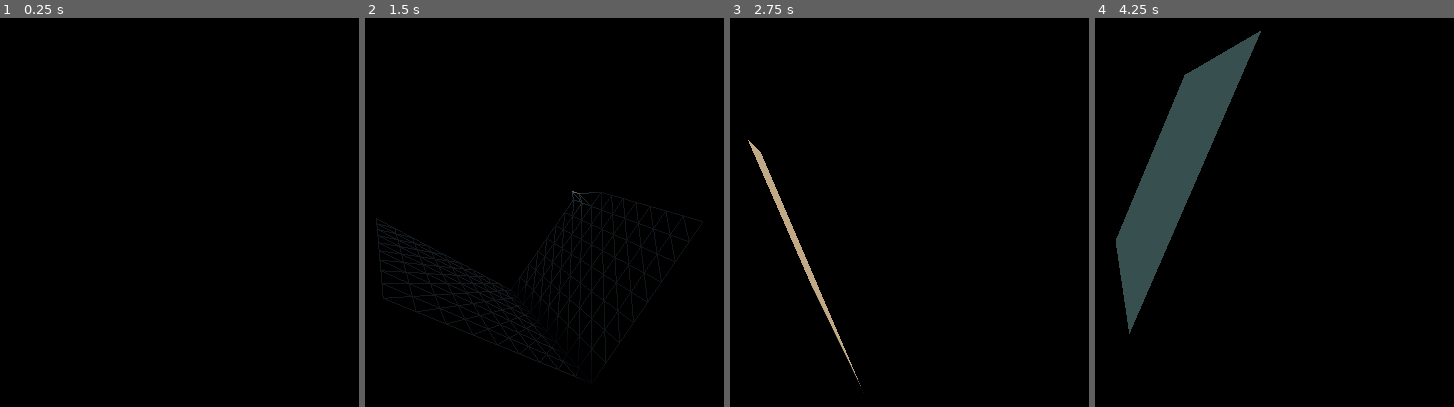
Above: before the commit, frames 1-4 (left to right).
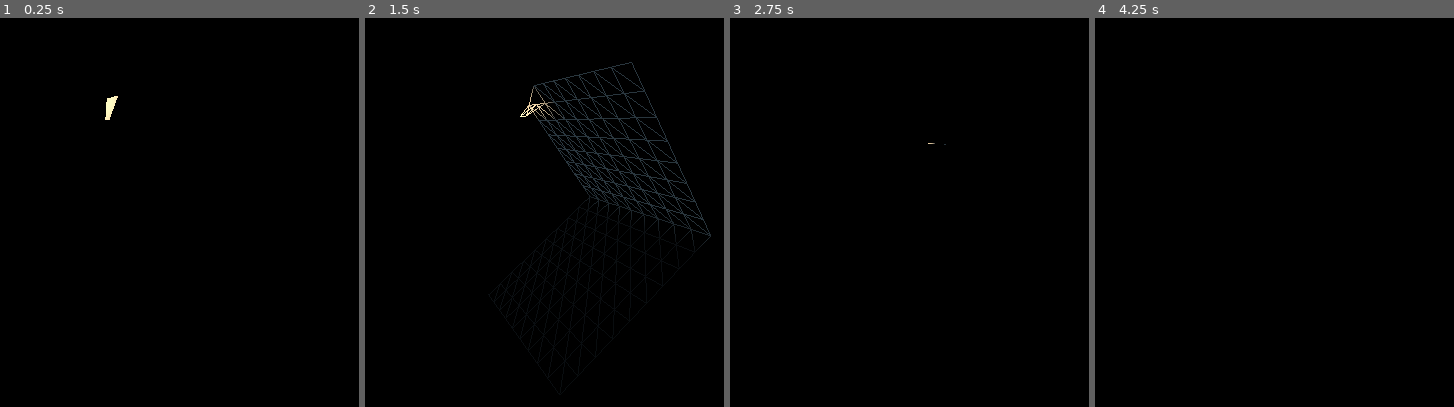
Above: after the commit, the same moments.

Repository: jinjagit/single_mesh_cube-sphere
Game: Godot game, scene res://Main.tscn
The game is run twice, just before and just after one commit, with the same random seed, the same clock (stepped at 60 frames per second) and the same inputs.
Inputs:
- Up to frame 1 (0.25 s): no input
- Up to frame 2 (1.5 s): tap Enter at 0.5 s; hold P 0.53-1.28 s; tap P at 1.35 s
- Up to frame 3 (2.75 s): hold P from 2.03 s (still down)
- Up to frame 4 (4.25 s): release P at 2.78 s; tap P at 2.85 s; hold P from 3.53 s (still down)

The runs differ from the first frame. In frame 1, 0.1% of the frame differs, in the area x 29-33%, y 20-27%; in frame 2, 6.9%; in frame 3, 1.0%; in frame 4, 9.4%, in the area x 5-47%, y 3-82%.

Commit message:
renaming and simplifying

Diff:
--- a/Planet.gd
+++ b/Planet.gd
@@ -10,6 +10,4 @@
 		vp.debug_draw = (vp.debug_draw + 1 ) % 4
 
 func _ready():
-	for child in get_children():
-		var face := child as PlanetMeshFace
-		face.generate_mesh()
+	get_children()[0].generate_mesh()
--- a/Planet.tscn
+++ b/Planet.tscn
@@ -1,11 +1,11 @@
 [gd_scene load_steps=3 format=2]
 
 [ext_resource path="res://Planet.gd" type="Script" id=1]
-[ext_resource path="res://PlanetMeshFace.gd" type="Script" id=2]
+[ext_resource path="res://PlanetMesh.gd" type="Script" id=2]
 
 [node name="Planet" type="Spatial"]
 script = ExtResource( 1 )
 
-[node name="Up" type="MeshInstance" parent="."]
-transform = Transform( -0.341928, 0.0730475, -0.934915, -0.205906, -0.963872, 0, -0.901149, 0.192498, 0.354732, 0, 0, 0 )
+[node name="MeshInstance" type="MeshInstance" parent="."]
+transform = Transform( -0.341928, 0.925694, -0.145089, -0.205906, -0.222784, -0.936938, -0.901149, -0.300334, 0.269113, 0, 0, 0 )
 script = ExtResource( 2 )
--- a/PlanetMeshFace.gd
+++ b/PlanetMesh.gd
@@ -1,6 +1,6 @@
 tool
 extends MeshInstance
-class_name PlanetMeshFace
+class_name PlanetMesh
 
 # Use https://catlikecoding.com/unity/tutorials/cube-sphere/
 # to improve mapping cube points to sphere, so as to equalize
@@ -84,7 +84,7 @@
 			var rotatedPoint = Vector3(pointOnUnitCube.y * -1, pointOnUnitCube.x, pointOnUnitCube.z)
 
 			vertex_array[i] = rotatedPoint
-			#vertex_array[i] = _optimized_unit_sphere_point(pointOnUnitCube)
+			#vertex_array[i] = _optimized_unit_sphere_point(rotatedPoint)
 
 			if y == resolution - 2 and x > (resolution - 3):
 				vertex_array[i] = rotatedPoint * 0.75
--- a/project.godot
+++ b/project.godot
@@ -10,12 +10,12 @@
 
 _global_script_classes=[ {
 "base": "MeshInstance",
-"class": "PlanetMeshFace",
+"class": "PlanetMesh",
 "language": "GDScript",
-"path": "res://PlanetMeshFace.gd"
+"path": "res://PlanetMesh.gd"
 } ]
 _global_script_class_icons={
-"PlanetMeshFace": ""
+"PlanetMesh": ""
 }
 
 [application]
Not shown, changed: README.md
